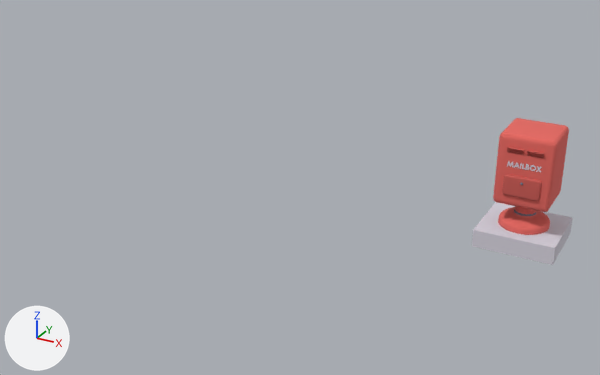
Renders of the FBX model island-unity/Assets/Art/IslandModel/Model/concrete_mailbox.fbx from each side of a commit.
One viewpoint serves both versions: a 50 mm camera at (2.22, -10.3, 5.78) aimed at (-2.73, -1.3, 1.28). Lighting does not change. The marker at lower left points along +X, +Y and +Z. Where no turn or scale is listed for an object, it has been applied to the vertices.

Script lines for the objects in view, before the commit:
```python
me_cube_200 = bpy.data.meshes.new('Cube.200')
me_cube_200.from_pydata(...)  # a box spanning x -53.7..53.7, y -12.1..12.1, z -51.2..51.2
me_cube_200.materials.append(mat_white_line)  # light grey #d7d2de
me_cylinder_208 = bpy.data.meshes.new('Cylinder.208')
me_cylinder_208.from_pydata(...)  # 770 vertices, 738 faces; spans x -0.335..0.335, y -0.335..0.335, z -0.137..0.818
# faces by material slot: [674, 64]
me_cylinder_208.materials.append(mat_orange)  # red #e76961
me_cylinder_208.materials.append(mat_iron)  # grey #747689
me_sphere_047 = bpy.data.meshes.new('Sphere.047')
me_sphere_047.from_pydata(...)  # 5234 vertices, 5707 faces; spans x -0.365..0.365, y -0.02..0.759, z -0.359..0.62
# faces by material slot: [4263, 462, 512, 470]
me_sphere_047.materials.append(mat_white_line)  # light grey #d7d2de
me_sphere_047.materials.append(mat_orange)  # red #e76961
me_sphere_047.materials.append(mat_iron)  # grey #747689
me_sphere_047.materials.append(mat_orange_dark)  # red #cb5b55
ob_cube_043 = bpy.data.objects.new('Cube.043', me_cube_200)
ob_cube_043.location = (0.0, 0.0, 0.7)
ob_cube_043.rotation_euler = (1.571, 0.0, 0.0)  # degrees (90, 0, 0)
ob_cube_043.scale = (0.01, 0.01, 0.01)
ob_mail_base = bpy.data.objects.new('mail base', me_cylinder_208)
ob_mail_base.location = (0.0, 0.0, 0.888)
ob_mail_box = bpy.data.objects.new('mail box', me_sphere_047)
ob_mail_box.location = (0.0, -0.394, 1.555)
```
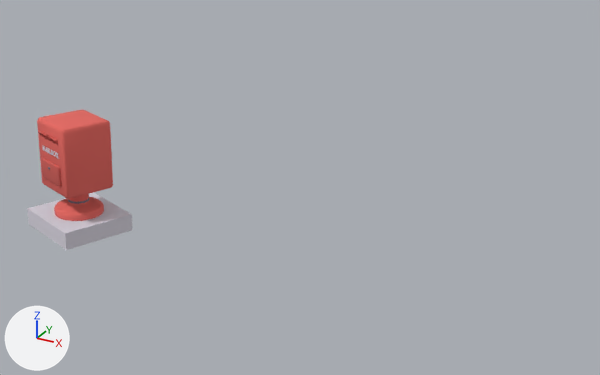
Commit message: feat: update mailbox
feat: update mailbox

Pixel boxes [x1, y1, x2, y2] of what changed, in the pictures (600 x 375 px):
'Cube.043', moved, turned
    before: [472, 202, 573, 265]
    after: [27, 192, 132, 250]
'mail box', deleted (red)
    before: [493, 118, 569, 212]
    faces in mat_orange (red #e76961): [493, 118, 569, 212]
    faces in mat_orange_dark (red #cb5b55): [502, 147, 544, 201]
'mail box.001', added (red)
    after: [37, 110, 113, 199]
    faces in mat_orange (red #e76961): [37, 110, 113, 199]
    faces in mat_orange_dark (red #cb5b55): [38, 132, 62, 186]
'mail base', deleted (red)
    before: [498, 206, 550, 235]
    faces in mat_orange (red #e76961): [498, 206, 550, 235]
'mail base.001', added (red)
    after: [54, 194, 104, 221]
    faces in mat_orange (red #e76961): [54, 194, 104, 221]

Edits to the bpy script that builds the scene:
```text
Add me_sphere_007:
    me_sphere_007.from_pydata(...)  # 2012 vertices, 1313 faces; spans x -0.326..0.574, y -0.084..0.845, z -0.395..0.615
    # faces by material slot: [686, 182, 244, 201]
    me_sphere_007.materials.append(mat_white_line)  # light grey #d7d2de
    me_sphere_007.materials.append(mat_orange)  # red #e76961
    me_sphere_007.materials.append(mat_iron)  # grey #747689
    me_sphere_007.materials.append(mat_orange_dark)  # red #cb5b55
Add me_cylinder_063:
    me_cylinder_063.from_pydata(...)  # 556 vertices, 492 faces; spans x -0.336..0.334, y -0.339..0.333, z -0.152..0.824
    # faces by material slot: [428, 64]
    me_cylinder_063.materials.append(mat_orange)  # red #e76961
    me_cylinder_063.materials.append(mat_iron)  # grey #747689
Remove ob_mail_base:
    ob_mail_base = bpy.data.objects.new('mail base', me_cylinder_208)
    ob_mail_base.location = (0.0, 0.0, 0.888)
Remove ob_mail_box:
    ob_mail_box = bpy.data.objects.new('mail box', me_sphere_047)
    ob_mail_box.location = (0.0, -0.394, 1.555)
Change ob_cube_043:
    ob_cube_043.location: (0.0, 0.0, 0.7) -> (-5.582, -2.536, 0.66)
    ob_cube_043.rotation_euler: (1.571, 0.0, 0.0) -> (1.518, 0.0, -0.314)  # degrees (90, 0, 0) -> degrees (87, 0, -18)
Add ob_mail_box_001:
    ob_mail_box_001 = bpy.data.objects.new('mail box.001', me_sphere_007)
    ob_mail_box_001.location = (-5.69, -2.868, 1.534)
Add ob_mail_base_001:
    ob_mail_base_001 = bpy.data.objects.new('mail base.001', me_cylinder_063)
    ob_mail_base_001.location = (-5.579, -2.527, 0.848)
```
